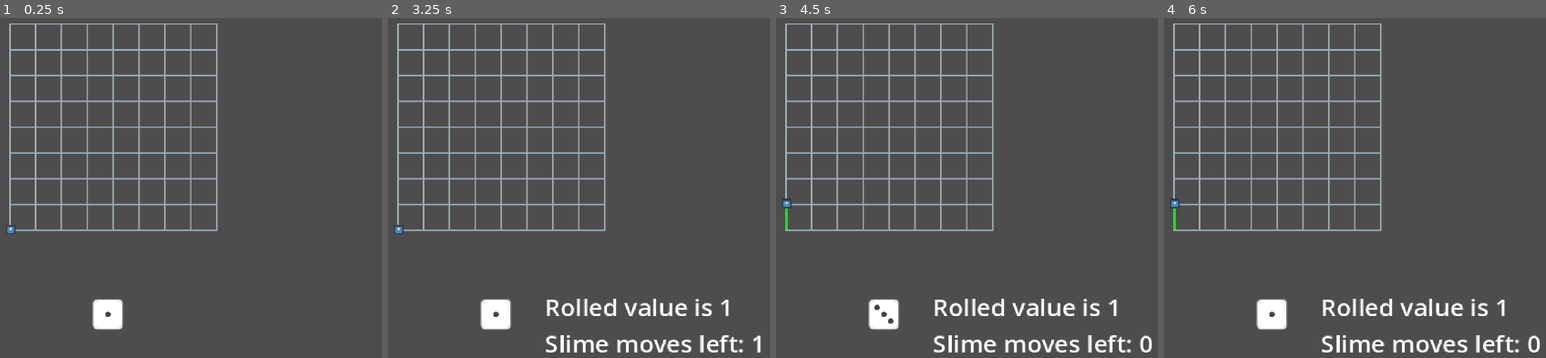
Above: before the commit, frames 1-4 (left to right).
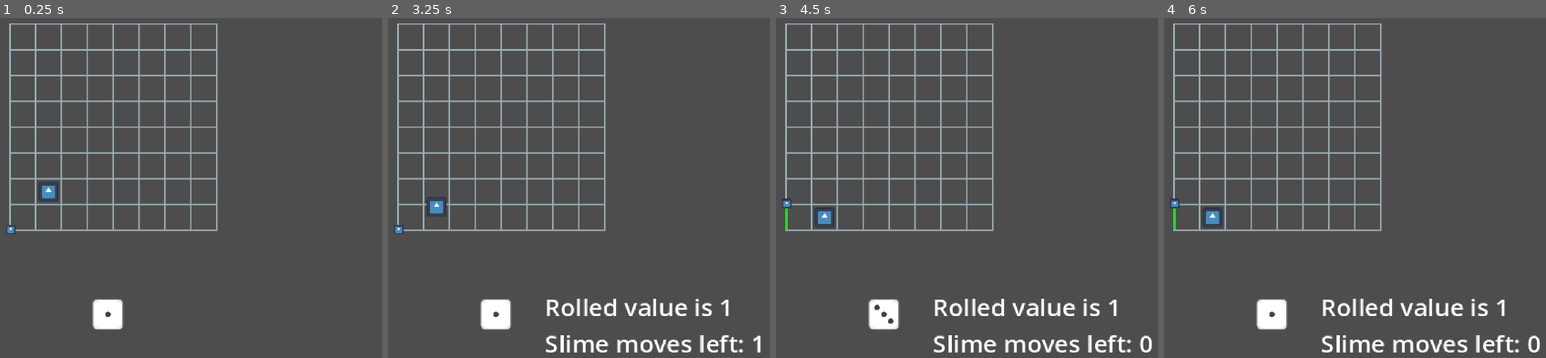
Above: after the commit, the same moments.

Repository: Sooshimi/mould
Game: Godot game, scene res://scenes/main.tscn
Same seed, same stepped clock (60 frames per second), same inputs: the game is played once before the commit and once after it. The engine's default icon, where the game draws it, is replaced by a stand-in: a white triangle on a blue panel in a dark square.
Inputs (mouse positions are in pixels of both pictures, inside the frame that each line leads up to):
- Up to frame 1 (0.25 s): no input
- Up to frame 2 (3.25 s): click (494, 313) at 0.5 s; tap Enter at 1.25 s; hold D (right) 1.28-2.03 s; tap Space at 2 s; hold S (down) 2.03-2.78 s; hold D (right) from 2.78 s (still down)
- Up to frame 3 (4.5 s): release D (right) at 3.53 s; hold W (up) 3.53-4.28 s; tap Enter at 4.25 s; hold A (left) from 4.28 s (still down)
- Up to frame 4 (6 s): tap Space at 5 s; tap Enter at 5.75 s; release A (left) at 5.78 s; hold S (down) from 5.78 s (still down)

The runs differ from the first frame. In frame 1, 0.2% of the frame differs, in the area x 10-16%, y 48-54%; in frame 2, 0.2%; in frame 3, 0.2%; in frame 4, 0.2%.

Commit message:
add infection

Diff:
--- a/scenes/cell.tscn
+++ b/scenes/cell.tscn
@@ -50,6 +50,7 @@
 shape = SubResource("RectangleShape2D_6ngbm")
 
 [connection signal="body_entered" from="Top" to="." method="_on_top_body_entered"]
+[connection signal="body_exited" from="Top" to="." method="_on_top_body_exited"]
 [connection signal="body_entered" from="Bottom" to="." method="_on_bottom_body_entered"]
 [connection signal="body_entered" from="Left" to="." method="_on_left_body_entered"]
 [connection signal="body_entered" from="Right" to="." method="_on_right_body_entered"]
--- /dev/null
+++ b/scenes/human.tscn
@@ -0,0 +1,45 @@
+[gd_scene load_steps=4 format=3 uid="uid://bbnvwxgbqaljf"]
+
+[ext_resource type="Script" uid="uid://f8tqfrrly1hp" path="res://scripts/characters/human.gd" id="1_cwf78"]
+[ext_resource type="Texture2D" uid="uid://bq4ps6bph0kv0" path="res://icon.svg" id="2_4otcn"]
+
+[sub_resource type="RectangleShape2D" id="RectangleShape2D_371uh"]
+size = Vector2(12, 12)
+
+[node name="Human" type="CharacterBody2D"]
+script = ExtResource("1_cwf78")
+
+[node name="Sprite2D" type="Sprite2D" parent="."]
+scale = Vector2(0.1, 0.1)
+texture = ExtResource("2_4otcn")
+
+[node name="CollisionShape2D" type="CollisionShape2D" parent="."]
+shape = SubResource("RectangleShape2D_371uh")
+
+[node name="Up" type="RayCast2D" parent="."]
+position = Vector2(0, -10)
+target_position = Vector2(0, -8)
+hit_from_inside = true
+collide_with_areas = true
+collide_with_bodies = false
+
+[node name="Down" type="RayCast2D" parent="."]
+position = Vector2(0, 10)
+target_position = Vector2(0, 8)
+hit_from_inside = true
+collide_with_areas = true
+collide_with_bodies = false
+
+[node name="Left" type="RayCast2D" parent="."]
+position = Vector2(-10, 0)
+target_position = Vector2(-8, 0)
+hit_from_inside = true
+collide_with_areas = true
+collide_with_bodies = false
+
+[node name="Right" type="RayCast2D" parent="."]
+position = Vector2(10, 0)
+target_position = Vector2(8, 0)
+hit_from_inside = true
+collide_with_areas = true
+collide_with_bodies = false
--- a/scenes/main.tscn
+++ b/scenes/main.tscn
@@ -7,6 +7,7 @@
 [ext_resource type="PackedScene" uid="uid://bnx3m6tx4tt5v" path="res://scenes/ui/ui.tscn" id="3_tbgi4"]
 [ext_resource type="PackedScene" uid="uid://caorlff8v250a" path="res://scenes/dice.tscn" id="4_jyhfs"]
 [ext_resource type="PackedScene" uid="uid://ciagworcfis82" path="res://scenes/slime_path.tscn" id="6_tefeu"]
+[ext_resource type="PackedScene" uid="uid://bbnvwxgbqaljf" path="res://scenes/human.tscn" id="6_tipki"]
 
 [sub_resource type="RectangleShape2D" id="RectangleShape2D_o6xl0"]
 size = Vector2(13, 171)
@@ -32,34 +33,37 @@
 [node name="Slime" parent="." instance=ExtResource("3_sugp2")]
 position = Vector2(160, 160)
 
+[node name="Human" parent="." instance=ExtResource("6_tipki")]
+position = Vector2(185, 135)
+
 [node name="UI" parent="." instance=ExtResource("3_tbgi4")]
 
 [node name="Dice" parent="." instance=ExtResource("4_jyhfs")]
 position = Vector2(224, 216)
 
 [node name="GridBoundaryLeft" type="Area2D" parent="."]
-position = Vector2(138, 19)
+position = Vector2(141, 19)
 
 [node name="CollisionShape2D" type="CollisionShape2D" parent="GridBoundaryLeft"]
 position = Vector2(5.5, 75.5)
 shape = SubResource("RectangleShape2D_o6xl0")
 
 [node name="GridBoundaryRight" type="Area2D" parent="."]
-position = Vector2(137, 19)
+position = Vector2(133, 19)
 
 [node name="CollisionShape2D" type="CollisionShape2D" parent="GridBoundaryRight"]
 position = Vector2(175, 75)
 shape = SubResource("RectangleShape2D_o6xl0")
 
 [node name="GridBoundaryTop" type="Area2D" parent="."]
-position = Vector2(137, 19)
+position = Vector2(137, 23)
 
 [node name="CollisionShape2D" type="CollisionShape2D" parent="GridBoundaryTop"]
 position = Vector2(90, -9)
 shape = SubResource("RectangleShape2D_tipki")
 
 [node name="GridBoundaryBottom" type="Area2D" parent="."]
-position = Vector2(137, 19)
+position = Vector2(137, 15)
 
 [node name="CollisionShape2D" type="CollisionShape2D" parent="GridBoundaryBottom"]
 position = Vector2(90, 157)
--- a/scripts/cell.gd
+++ b/scripts/cell.gd
@@ -7,24 +7,50 @@
 var left_infected := false
 var right_infected := false
 var cell_infected := false
+var human_in_area := []
 
-func checked_if_infected() -> void:
-	if top_infected and bottom_infected and left_infected and right_infected:
-		cell_infected = true
-		infected_indicator.show()
+func checked_if_infected(body: CharacterBody2D) -> void:
+	if top_infected and bottom_infected and left_infected and right_infected and human_in_area.size() > 0:
+		infect_cell()
+		for human in human_in_area:
+			human.infected = true
+
+	if human_in_area.size() > 0:
+		for human in human_in_area:
+			if human.infected:
+				infect_cell()
+
+func infect_cell() -> void:
+	cell_infected = true
+	infected_indicator.show()
 
 func _on_top_body_entered(body: CharacterBody2D) -> void:
-	top_infected = true
-	checked_if_infected()
+	if body is Slime:
+		top_infected = true
+	elif body is Human:
+		human_in_area.append(body)
+	checked_if_infected(body)
 
 func _on_bottom_body_entered(body: CharacterBody2D) -> void:
-	bottom_infected = true
-	checked_if_infected()
+	if body is Slime:
+		bottom_infected = true
+	elif body is Human:
+		human_in_area.append(body)
+	checked_if_infected(body)
 
 func _on_left_body_entered(body: CharacterBody2D) -> void:
-	left_infected = true
-	checked_if_infected()
+	if body is Slime:
+		left_infected = true
+	elif body is Human:
+		human_in_area.append(body)
+	checked_if_infected(body)
 
 func _on_right_body_entered(body: CharacterBody2D) -> void:
-	right_infected = true
-	checked_if_infected()
+	if body is Slime:
+		right_infected = true
+	elif body is Human:
+		human_in_area.append(body)
+	checked_if_infected(body)
+
+func _on_top_body_exited(body: Human) -> void:
+	human_in_area = []
--- /dev/null
+++ b/scripts/characters/human.gd
@@ -0,0 +1,47 @@
+extends CharacterBody2D
+class_name Human
+
+@onready var sprite := $Sprite2D
+@onready var up := $Up
+@onready var down := $Down
+@onready var left := $Left
+@onready var right := $Right
+
+const tile_size := Vector2(17.0, 17.0)
+var sprite_node_position_tween: Tween
+var walk_speed := 0.3
+var direction: Vector2
+var infected := false
+
+func _ready() -> void:
+	TurnManager.connect("dice_rolled", on_dice_rolled)
+
+func on_dice_rolled(_new_value) -> void:
+	move()
+
+func pick_random_direction() -> Vector2:
+	var directions := [Vector2(0.0, -1.0), Vector2(0.0, 1.0), Vector2(-1.0, 0.0), Vector2(1.0, 0.0)] # Up, Down, Left, Right
+
+	if up.is_colliding():
+		directions.remove_at(0)
+	if down.is_colliding():
+		directions.remove_at(1)
+	if left.is_colliding():
+		directions.remove_at(2)
+	if right.is_colliding():
+		directions.remove_at(3)
+
+	direction = directions[randi() % directions.size()]
+
+	return direction
+
+func move() -> void:
+	direction = pick_random_direction()
+	var target_position = global_position + (direction * tile_size)
+
+	# If there's an existing tween, terminate it. Prevents multiple tweens running at the same time.
+	if sprite_node_position_tween:
+		sprite_node_position_tween.kill()
+	sprite_node_position_tween = create_tween()
+	sprite_node_position_tween.set_process_mode(Tween.TWEEN_PROCESS_PHYSICS) # Sets Tween to update in sync with the physics frame step
+	sprite_node_position_tween.tween_property(self, "global_position", target_position, walk_speed).set_trans(Tween.TRANS_SINE)
--- a/scripts/characters/slime.gd
+++ b/scripts/characters/slime.gd
@@ -1,4 +1,5 @@
 extends CharacterBody2D
+class_name Slime
 
 @onready var sprite := $Sprite2D
 @onready var up := $Up
@@ -11,7 +12,7 @@
 var sprite_node_position_tween: Tween
 var walk_speed := 0.3
 
-var slime_movement_remaining: int:
+var slime_movement_remaining: int = 0:
 	get:
 		return slime_movement_remaining
 	set(new_value):
Not shown: 1 places in scenes/main.tscn that only renumber resources
Not shown, added: scripts/characters/human.gd.uid
